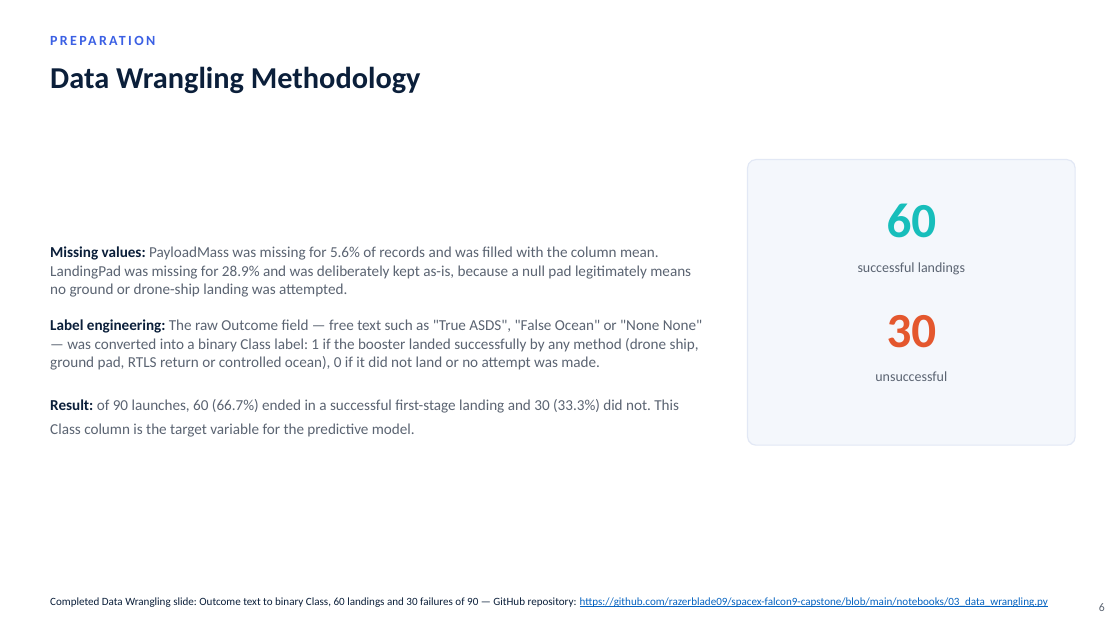
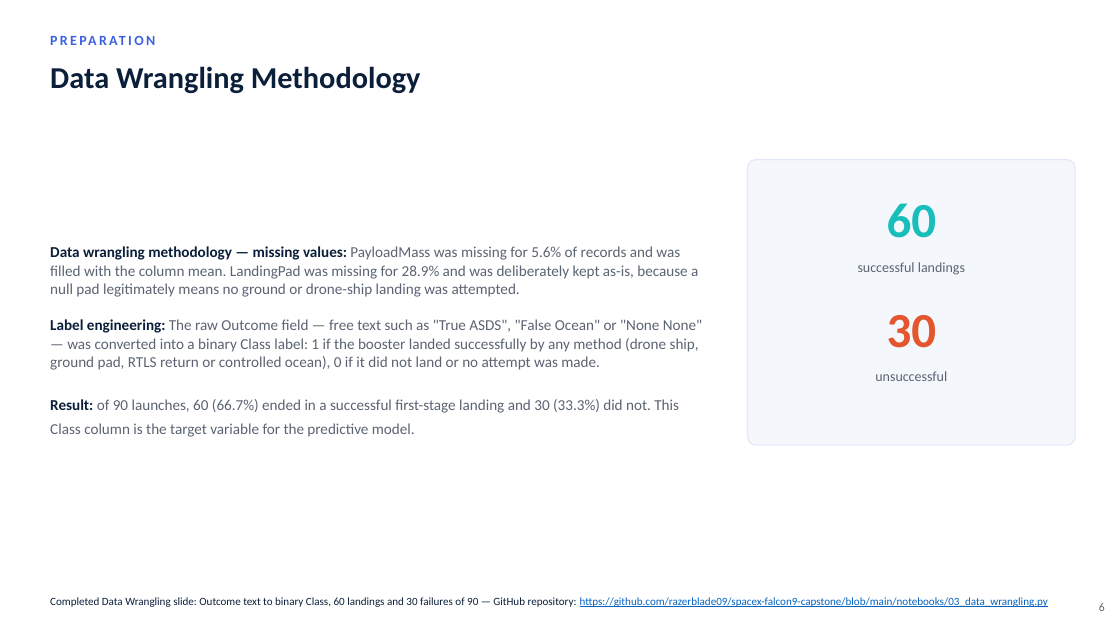
Before and after one commit to razerblade09/spacex-falcon9-capstone, a slide deck: slide 6 of Data_Science_Capstone_Presentation_12.pptx. Drawn at 1120x630 pixels with LibreOffice and Linux fonts; fonts in the diff are those of the drawing. Boxes give left, top, right and bottom in pixels: in the first picture for what was removed or moved away, otherwise in the second. Text is boxed around its words. In the diff, an @@ line names an element or a change of style, - is before the commit and + after.

```diff
--- a/Data_Science_Capstone_Presentation_12.pptx
+++ b/Data_Science_Capstone_Presentation_12.pptx
@@ text at <box>50,246,702,437</box>: text changed @@
-Missing values: PayloadMass was missing for 5.6% of records and was filled with the column mean. LandingPad was missing for 28.9% and was deliberately kept as-is, because a null pad legitimately means no ground or drone-ship landing was attempted.
-Label engineering: The raw Outcome field — free text such as "True ASDS", "False Ocean" or "None None" — was converted into a binary Class label: 1 if the booster landed successfully by any method (drone ship, ground pad, RTLS return or controlled ocean), 0 if it did not land or no attempt was made.
-Result: of 90 launches, 60 (66.7%) ended in a successful first-stage landing and 30 (33.3%) did not. This Class column is the target variable for the predictive model.
+Data wrangling methodology — missing values: PayloadMass was missing for 5.6% of records and was filled with the column mean. LandingPad was missing for 28.9% and was deliberately kept as-is, because a null pad legitimately means no ground or drone-ship landing was attempted.
+Label engineering: The raw Outcome field — free text such as "True ASDS", "False Ocean" or "None None" — was converted into a binary Class label: 1 if the booster landed successfully by any method (drone ship, ground pad, RTLS return or controlled ocean), 0 if it did not land or no attempt was made.
+Result: of 90 launches, 60 (66.7%) ended in a successful first-stage landing and 30 (33.3%) did not. This Class column is the target variable for the predictive model.
```
Also in this commit, not shown: 4 other slides changed, 2 other files.
